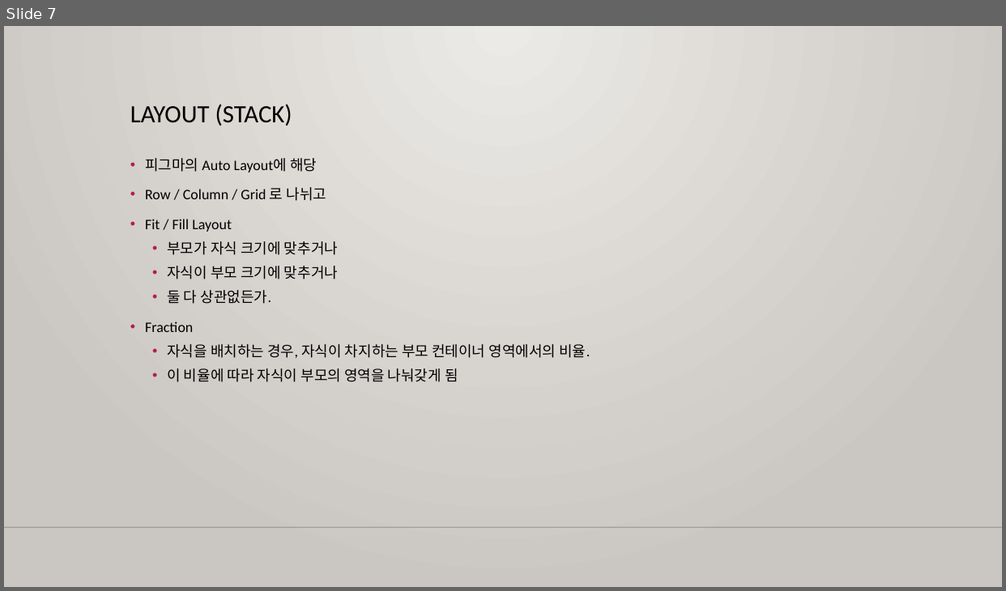
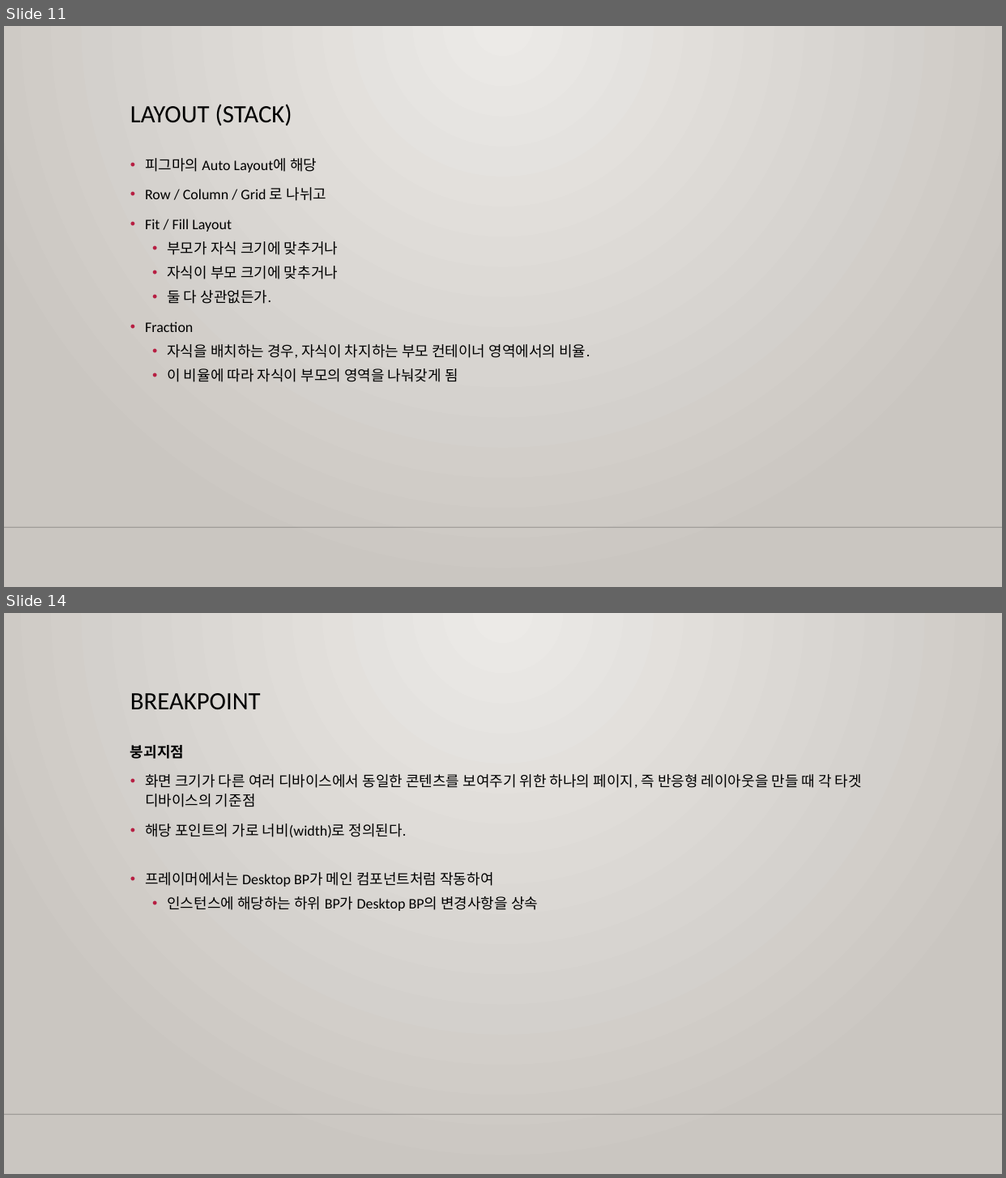
Before and after one commit to m00nlygreat/obsidian-vault, a slide deck: 노코드 엔지니어링/프레이머로 블로그 만들기.pptx. Shown one above the other, each under a label of ours: slide 7 before the commit, slides 11 and 14 after it; the slides between them are not shown. The pictures are 1006x591 and 1006x1178 pixels, drawn with LibreOffice and Linux fonts; fonts in the diff are those of the drawing; background and template pictures are left out. Boxes give left, top, right and bottom in pixels: in the first picture for what was removed or moved away, otherwise in the second. Text is boxed around its words. In the diff, an @@ line names an element or a change of style, - is before the commit and + after.

Commit message:
백업 완료: 2023-11-26 04:40:07
Affected files:
.obsidian/workspace.json
노코드 엔지니어링/노코드 최강자 버블.md
노코드 엔지니어링/프레이머로 블로그 만들기.md
노코드 엔지니어링/프레이머로 블로그 만들기.pptx

```diff
--- a/노코드 엔지니어링/프레이머로 블로그 만들기.pptx
+++ b/노코드 엔지니어링/프레이머로 블로그 만들기.pptx
@@ slide 14 added at (x1=4, y1=613, x2=1002, y2=1174), background gradient #ECEAE7 to #CAC7C1; not listed: 1 template element that a slide beside it also shows @@
@@ title added at (x1=130, y1=693, x2=261, y2=709), 24 pt, text #000000 @@
+BREAKPOINT
@@ text added at (x1=130, y1=745, x2=862, y2=911), 14 pt, text #000000 @@
+붕괴지점
+• 화면 크기가 다른 여러 디바이스에서 동일한 콘텐츠를 보여주기 위한 하나의 페이지, 즉 반응형 레이아웃을 만들 때 각 타겟 디바이스의 기준점
+• 해당 포인트의 가로 너비(width)로 정의된다.
+• 프레이머에서는 Desktop BP가 메인 컴포넌트처럼 작동하여
+  • 인스턴스에 해당하는 하위 BP가 Desktop BP의 변경사항을 상속
@@ what was slide 7 is now slide 11 @@
```
Also in this commit, not shown: 4 slides changed, 6 other slides added, 3 other files.
